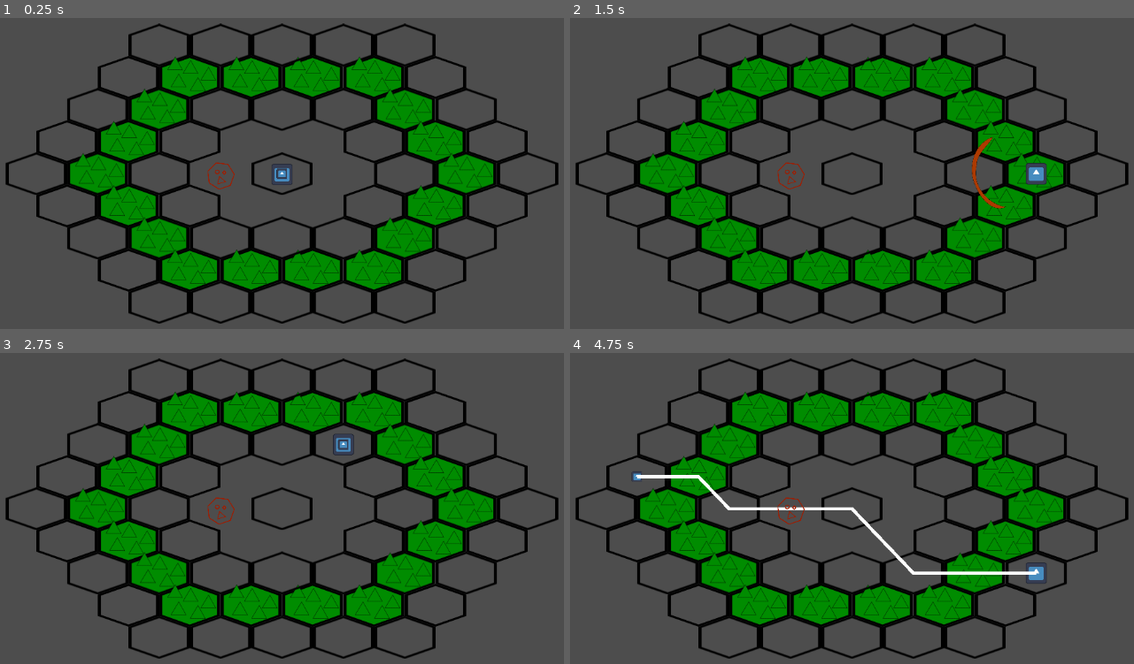
Above: before the commit, frames 1-4 (two rows, left to right).
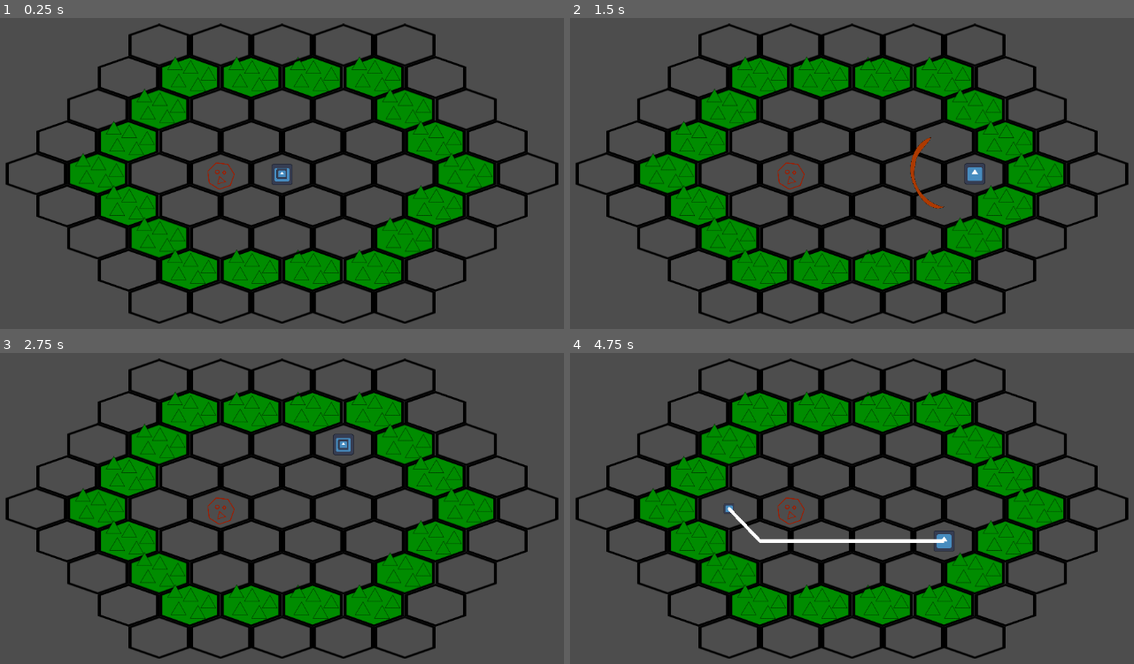
Above: after the commit, the same moments.

Repository: kestrel84/turn-based-thing
Game: Godot game, scene res://initial-scene.tscn
Same seed, same stepped clock (60 frames per second), same inputs: the game is played once before the commit and once after it. The engine's default icon, where the game draws it, is replaced by a stand-in: a white triangle on a blue panel in a dark square.
Inputs (mouse positions are in pixels of both pictures, inside the frame that each line leads up to):
- Up to frame 1 (0.25 s): no input
- Up to frame 2 (1.5 s): tap Enter at 0.5 s; move the mouse to (1009, 164) at 0.52 s; click (1009, 164) at 0.6 s; tap Space at 1.25 s; move the mouse to (711, 204) at 1.27 s; tap Q (attack one) at 1.35 s
- Up to frame 3 (2.75 s): click (141, 539) at 1.55 s; tap Enter at 2 s; move the mouse to (355, 430) at 2.02 s; click (355, 430) at 2.1 s
- Up to frame 4 (4.75 s): tap Space at 2.75, 4.25 s; move the mouse to (818, 598) at 2.77 s; right-click (818, 598) at 2.85 s; click (818, 598) at 3.05 s; tap Enter at 3.5 s; move the mouse to (1066, 580) at 3.52 s; click (1066, 580) at 3.6 s; move the mouse to (637, 458) at 4.27 s; tap Q (attack one) at 4.35 s; click (637, 458) at 4.55 s

The runs differ from the first frame. In frame 1, 1.4% of the frame differs, in the area x 33-67%, y 32-68%; in frame 2, 2.2%; in frame 3, 1.4%; in frame 4, 3.1%, in the area x 10-85%, y 32-75%.

Commit message:
much better pathfinding with blocked tiles

Diff:
--- a/cursor.gd
+++ b/cursor.gd
@@ -1,6 +1,8 @@
 extends Sprite2D
 
-@onready var map: TileMapLayer = $"../../map"
+@onready var map = $"../../map"
+@onready var player: Sprite2D = $".."
+@onready var path: Line2D = $"path"
 
 # Called when the node enters the scene tree for the first time.
 func _ready() -> void:
@@ -9,7 +11,26 @@
 
 # Called every frame. 'delta' is the elapsed time since the previous frame.
 func _process(delta: float) -> void:
+	# temp for debug
+	#if Input.is_action_just_pressed("click"):
+		#var mousepos = get_global_mouse_position()
+		#print(map.local_to_map(Vector2(mousepos.x, mousepos.y)))
+
 	var mousepos = get_global_mouse_position()
-	#print(map.local_to_map(Vector2(mousepos.x, mousepos.y - 24)))
-	global_position = map.map_to_local(map.local_to_map(Vector2(mousepos.x, mousepos.y)))
-	pass
+
+	# get the map coords of the player and the mouse cursor
+	var player_map_coords = Vector2i(map.local_to_map(player.global_position))
+	var cursor_map_coords = Vector2i(map.local_to_map(Vector2(mousepos.x, mousepos.y)))
+
+	# calculate the path between them, with calculation of partial paths for when the cursor is e.g. out of the map
+	var path_map_coords = Array(map.astar_hex_grid.get_point_path(
+		map.astar_dict.find_key(player_map_coords),
+		map.astar_dict.find_key(cursor_map_coords),
+		true
+	))
+
+	# update position of cursor image and path line
+	global_position = map.map_to_local(path_map_coords.back())
+
+	var path_coords = path_map_coords.map(map.map_to_local).map(to_local)
+	path.points = PackedVector2Array(path_coords)
--- a/enemy.gd
+++ b/enemy.gd
@@ -1,9 +1,10 @@
 extends Area2D
 
+@onready var map = $"../map"
 
 # Called when the node enters the scene tree for the first time.
 func _ready() -> void:
-	pass # Replace with function body.
+	map.disable_tile_global(global_position)
 
 
 # Called every frame. 'delta' is the elapsed time since the previous frame.
--- a/initial-scene.tscn
+++ b/initial-scene.tscn
@@ -1,36 +1,18 @@
 [gd_scene format=4 uid="uid://dmuoum3fomlvj"]
 
 [ext_resource type="Texture2D" uid="uid://d4f4ebe2b74qf" path="res://assets/hex tile.png" id="1_viopr"]
-[ext_resource type="Texture2D" uid="uid://bacxaq0tn4xh4" path="res://assets/hex tile blue.png" id="2_wptpx"]
-[ext_resource type="Texture2D" uid="uid://580j0hvd6b7u" path="res://assets/hex tile green.png" id="3_fxbsx"]
-[ext_resource type="Texture2D" uid="uid://dsnoxth3c6u5e" path="res://assets/hex tile red.png" id="4_oofev"]
+[ext_resource type="Script" uid="uid://cngvb4giv1ipf" path="res://map.gd" id="3_xeg3k"]
 [ext_resource type="Texture2D" uid="uid://c68txwva0ybd7" path="res://assets/icon.svg" id="5_oofev"]
 [ext_resource type="Texture2D" uid="uid://d0rfj86rro2u4" path="res://assets/hex tile mountain.png" id="5_pxju2"]
 [ext_resource type="Script" uid="uid://bmeri6bp31rmp" path="res://cursor.gd" id="6_3sp4s"]
 [ext_resource type="Script" uid="uid://btjoebdhuqayb" path="res://player.gd" id="6_pxju2"]
 [ext_resource type="Texture2D" uid="uid://bgqmh3wnypd2e" path="res://assets/attack.png" id="8_xeg3k"]
-[ext_resource type="Script" uid="uid://cdcriv0oixeuv" path="res://path.gd" id="9_l28mh"]
 [ext_resource type="Texture2D" uid="uid://cdurrkhishopm" path="res://assets/enemy.png" id="11_a6wsr"]
 [ext_resource type="Script" uid="uid://curo2qh8643gp" path="res://enemy.gd" id="11_im6mf"]
 
 [sub_resource type="TileSetAtlasSource" id="TileSetAtlasSource_1bbkd"]
 texture = ExtResource("1_viopr")
 texture_region_size = Vector2i(100, 70)
-0:0/0 = 0
-
-[sub_resource type="TileSetAtlasSource" id="TileSetAtlasSource_3sp4s"]
-texture = ExtResource("2_wptpx")
-texture_region_size = Vector2i(100, 100)
-0:0/0 = 0
-
-[sub_resource type="TileSetAtlasSource" id="TileSetAtlasSource_pxju2"]
-texture = ExtResource("3_fxbsx")
-texture_region_size = Vector2i(100, 100)
-0:0/0 = 0
-
-[sub_resource type="TileSetAtlasSource" id="TileSetAtlasSource_l28mh"]
-texture = ExtResource("4_oofev")
-texture_region_size = Vector2i(100, 100)
 0:0/0 = 0
 
 [sub_resource type="TileSetAtlasSource" id="TileSetAtlasSource_xeg3k"]
@@ -46,9 +28,6 @@
 tile_shape = 3
 tile_size = Vector2i(100, 70)
 sources/0 = SubResource("TileSetAtlasSource_1bbkd")
-sources/1 = SubResource("TileSetAtlasSource_3sp4s")
-sources/2 = SubResource("TileSetAtlasSource_pxju2")
-sources/3 = SubResource("TileSetAtlasSource_l28mh")
 sources/4 = SubResource("TileSetAtlasSource_xeg3k")
 
 [sub_resource type="CircleShape2D" id="CircleShape2D_im6mf"]
@@ -57,8 +36,9 @@
 [node name="Node2D" type="Node2D" unique_id=938107099]
 
 [node name="map" type="TileMapLayer" parent="." unique_id=1356303301]
-tile_map_data = PackedByteArray("AAD9////AAAAAAAAAAABAAAAAAA …(815 unchanged characters)… AAAAAAAAABAP3/BAAAAAAAAAACAP7/BAAAAAAAAAA=")
+tile_map_data = PackedByteArray("AAD9////AAAAAAAAAAABAAAAAAA …(815 unchanged characters)… AAAAAAAAABAP3/BAAAAAAAAAACAP7/BAAAAAAAAAD///7/AAAAAAAAAAAAAP7/AAAAAAAAAAAAAP//AAAAAAAAAAAAAAAAAAAAAAAAAAD//wAAAAAAAAAAAAD+////AAAAAAAAAAA=")
 tile_set = SubResource("TileSet_odutk")
+script = ExtResource("3_xeg3k")
 
 [node name="Camera2D" type="Camera2D" parent="." unique_id=1286385923]
 
@@ -75,7 +55,6 @@
 
 [node name="path" type="Line2D" parent="player/cursor" unique_id=517834555]
 width = 41.085
-script = ExtResource("9_l28mh")
 
 [node name="attack" type="Area2D" parent="player" unique_id=1530286748]
 position = Vector2(329.6296, -12.962963)
--- a/path.gd
+++ b/map.gd
@@ -1,8 +1,7 @@
-extends Line2D
+extends TileMapLayer
 
-@onready var map: TileMapLayer = $"../../../map"
-@onready var player: Sprite2D = $"../../../player"
-@onready var cursor: Sprite2D = $".."
+# a list of IDs of tile atlases in which the tiles are solid (mountains or whatever)
+@export var solid_blocks: Array[int] = [4]
 
 var astar_hex_grid: AStar2D = AStar2D.new()
 var astar_dict: Dictionary[int, Vector2i] = {}
@@ -12,18 +11,24 @@
 	#region set up the astar2d with the hexagon grid
 	var id_counter: int = 0
 
-	# add all the points in consideration (at the moment, just those between -10 and 10) to a dict, giving each one a unique id.
+	# add all the points in consideration (at the moment, just those between -10 and 10) to a dict, giving each one a unique id, then add it to the astar2d.
 	# this is also a future reference for converting tilemap coordinates into astar2d ids.
-	for x in range(-10, 10):
-		for y in range(-10, 10):
-			astar_dict[id_counter] = Vector2i(x, y)
+	for x in range(-50, 50):
+		for y in range(-50, 50):
+			var tile_coords = Vector2i(x, y)
+			astar_dict[id_counter] = tile_coords
+			astar_hex_grid.add_point(id_counter, tile_coords);
+			# immediately disable if it's a solid tile
+			if solid_blocks.has(get_cell_source_id(tile_coords)):
+				astar_hex_grid.set_point_disabled(id_counter, true)
 			id_counter += 1
 
-	# the heavy lifting. for each coordinate in the previously assigned dictionary, add it to the astar2d, then connect it to its neighbours, where they are present.
+
+
+
+	# the heavy lifting. for each coordinate in the previously assigned dictionary, connect it to its neighbours, where they are present.
 	for id in astar_dict:
 		var current_point = astar_dict[id]
-		# add the curent point to the astar2d with its id
-		astar_hex_grid.add_point(id, current_point)
 
 		# all hex tiles are always neighbours with what would be their normal orthogonal neighbours
 		var next_point_id = astar_dict.find_key(Vector2i(current_point.x + 1, current_point.y))
@@ -63,23 +68,15 @@
 	#endregion
 
 
+
+# disables the tile at the given global coordinates from pathfinding, effectively marking it as blocked.
+func disable_tile_global(pos: Vector2):
+	var map_coords = local_to_map(to_local(pos))
+	var astar_id = astar_dict.find_key(map_coords)
+	astar_hex_grid.set_point_disabled(astar_id, true)
+	pass
+
+
 # Called every frame. 'delta' is the elapsed time since the previous frame.
 func _process(delta: float) -> void:
-	# temp for debug
-	if Input.is_action_just_pressed("click"):
-		var mousepos = get_global_mouse_position()
-		#print(map.local_to_map(Vector2(mousepos.x, mousepos.y)))
-
-
-	var player_map_coords = Vector2i(map.local_to_map(player.global_position))
-	var cursor_map_coords = Vector2i(map.local_to_map(cursor.global_position))
-
-	var path_map_coords = astar_hex_grid.get_point_path(astar_dict.find_key(player_map_coords), astar_dict.find_key(cursor_map_coords))
-
-	var path_global_coords = Array(path_map_coords).map(map.map_to_local).map(to_local)
-
-	points = PackedVector2Array(path_global_coords)
 	pass
-
-func to_grid(pos: Vector2) -> Vector2:
-	return map.map_to_local(map.local_to_map(pos))
--- a/player.gd
+++ b/player.gd
@@ -19,7 +19,7 @@
 		if attacking:
 			attack()
 		else:
-			position = map.map_to_local(map.local_to_map(Vector2(mousepos.x, mousepos.y)))
+			position = cursor.global_position
 
 	if Input.is_action_just_pressed("attack one"):
 		if attacking:
Binary file removed: assets/hex tile blue.png
Not shown, removed: assets/hex tile blue.png.import
Binary file removed: assets/hex tile green.png
Not shown, removed: assets/hex tile green.png.import
Binary file removed: assets/hex tile red.png
Not shown, removed: assets/hex tile red.png.import
Not shown, added: map.gd.uid
Not shown, removed: path.gd.uid
